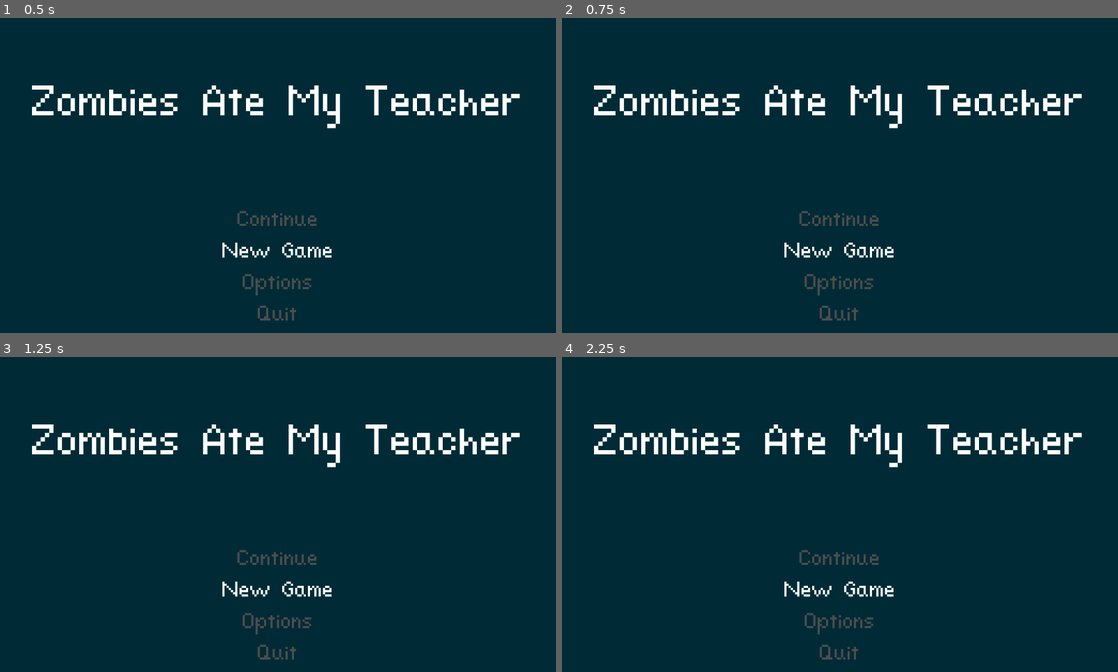
Above: before the commit, frames 1-4 (two rows, left to right).
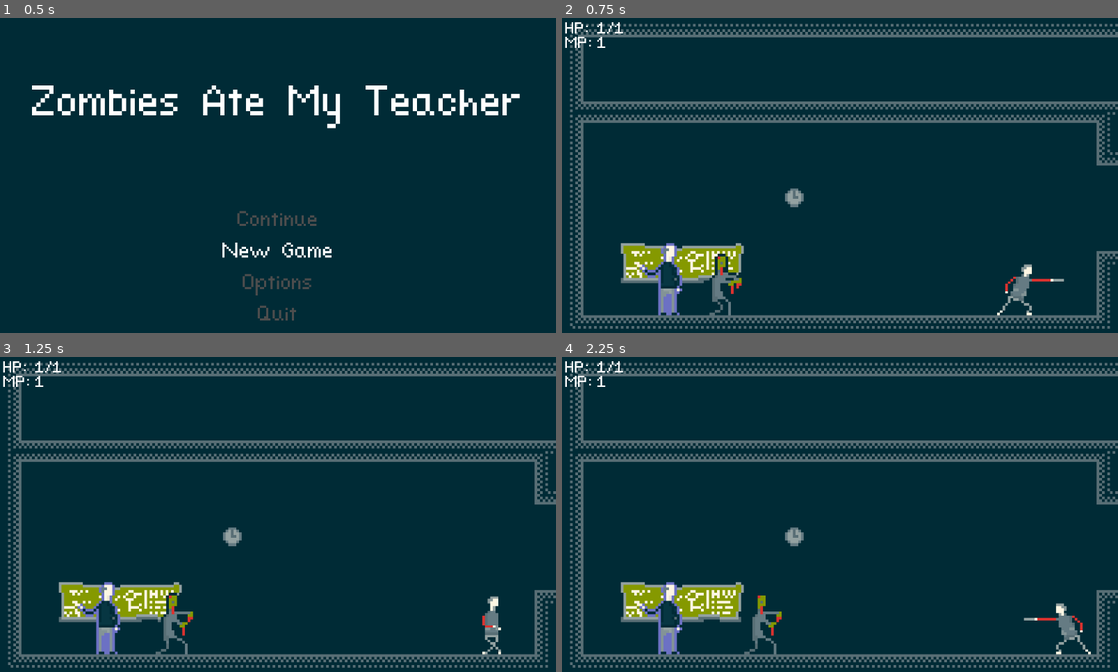
Above: after the commit, the same moments.

Repository: CloneDeath/ZombiesAteMyTeacher
Game: Godot game, scene res://Menu/Main/MainMenu.tscn
Same seed, same stepped clock (60 frames per second), same inputs: the game is played once before the commit and once after it.
Inputs:
- Up to frame 1 (0.5 s): no input
- Up to frame 2 (0.75 s): tap Enter at 0.5 s; hold Right (move_right) from 0.53 s (still down); tap F (attack_weapon) at 0.6 s
- Up to frame 3 (1.25 s): keep holding Right (move_right); tap Space (move_jump) at 0.77 s
- Up to frame 4 (2.25 s): tap Down (move_crouch) at 1.35 s; tap Space (move_jump) at 1.52 s; release Right (move_right) at 2.03 s; hold Left (move_left) from 2.03 s (still down); tap F (attack_weapon) at 2.1 s

Frame 1 is identical in both runs. In frame 2, 16% of the frame differs, in the area x 0-100%, y 1-99%; in frame 3, 16%; in frame 4, 17%.

Commit message:
Added code to actually start the game from the menu. Put the teacher into the classroom.

Diff:
--- /dev/null
+++ b/Levels/Environment/School/Intro/Teacher/Teacher.tscn
@@ -0,0 +1,10 @@
+[gd_scene load_steps=2 format=2]
+
+[ext_resource path="res://Levels/Environment/School/Intro/Teacher/Teacher.png" type="Texture" id=1]
+
+[node name="Teacher" type="Node2D"]
+
+[node name="TeacherSprite" type="Sprite" parent="."]
+position = Vector2( 0, -16 )
+texture = ExtResource( 1 )
+hframes = 9
--- a/Levels/Levels/Classroom/Classroom.tscn
+++ b/Levels/Levels/Classroom/Classroom.tscn
@@ -6,6 +6,7 @@
 [ext_resource path="res://Levels/Environment/Outdoors/Scenery/Bleachers/Bleachers.tscn" type="PackedScene" id=4]
 [ext_resource path="res://Levels/Environment/School/Clock/Clock.tscn" type="PackedScene" id=5]
 [ext_resource path="res://Levels/Environment/School/Chalkboard/Chalkboard.png" type="Texture" id=6]
+[ext_resource path="res://Levels/Environment/School/Intro/Teacher/Teacher.tscn" type="PackedScene" id=7]
 
 [node name="Classroom" instance=ExtResource( 1 )]
 tile_data = PoolIntArray( -1113906, 0, 6, -1113905, 0, 2, -1113904, 0, 2, -1113903, 0, 2, -1113902, 0, 2, -1113901, 0,  …(18744 unchanged characters)…
@@ -26,6 +27,9 @@
 
 [node name="Clock" parent="Cells/Homeroom" index="3" instance=ExtResource( 5 )]
 position = Vector2( 87, 68 )
+
+[node name="Teacher" parent="Cells/Homeroom" index="4" instance=ExtResource( 7 )]
+position = Vector2( 40, 112 )
 
 [node name="Hallway" parent="Cells" index="1" instance=ExtResource( 2 )]
 Cells = Rect2( 1, 0, 2, 1 )
--- /dev/null
+++ b/Menu/Main/MainMenu.gd
@@ -0,0 +1,5 @@
+extends Node2D
+
+func _input(event: InputEvent) -> void:
+	if (event.is_pressed()):
+		get_tree().change_scene("res://Levels/Levels/Classroom/Classroom.tscn");
--- a/Menu/Main/MainMenu.tscn
+++ b/Menu/Main/MainMenu.tscn
@@ -1,6 +1,7 @@
-[gd_scene load_steps=4 format=2]
+[gd_scene load_steps=5 format=2]
 
 [ext_resource path="res://NeekoFont.ttf" type="DynamicFontData" id=1]
+[ext_resource path="res://Menu/Main/MainMenu.gd" type="Script" id=2]
 
 [sub_resource type="DynamicFont" id=1]
 size = 128
@@ -11,6 +12,7 @@
 font_data = ExtResource( 1 )
 
 [node name="MainMenu" type="Node2D"]
+script = ExtResource( 2 )
 
 [node name="Title" type="Label" parent="."]
 margin_top = 100.0
Not shown: 1 places in Levels/Levels/Classroom/Classroom.tscn that only renumber resources
